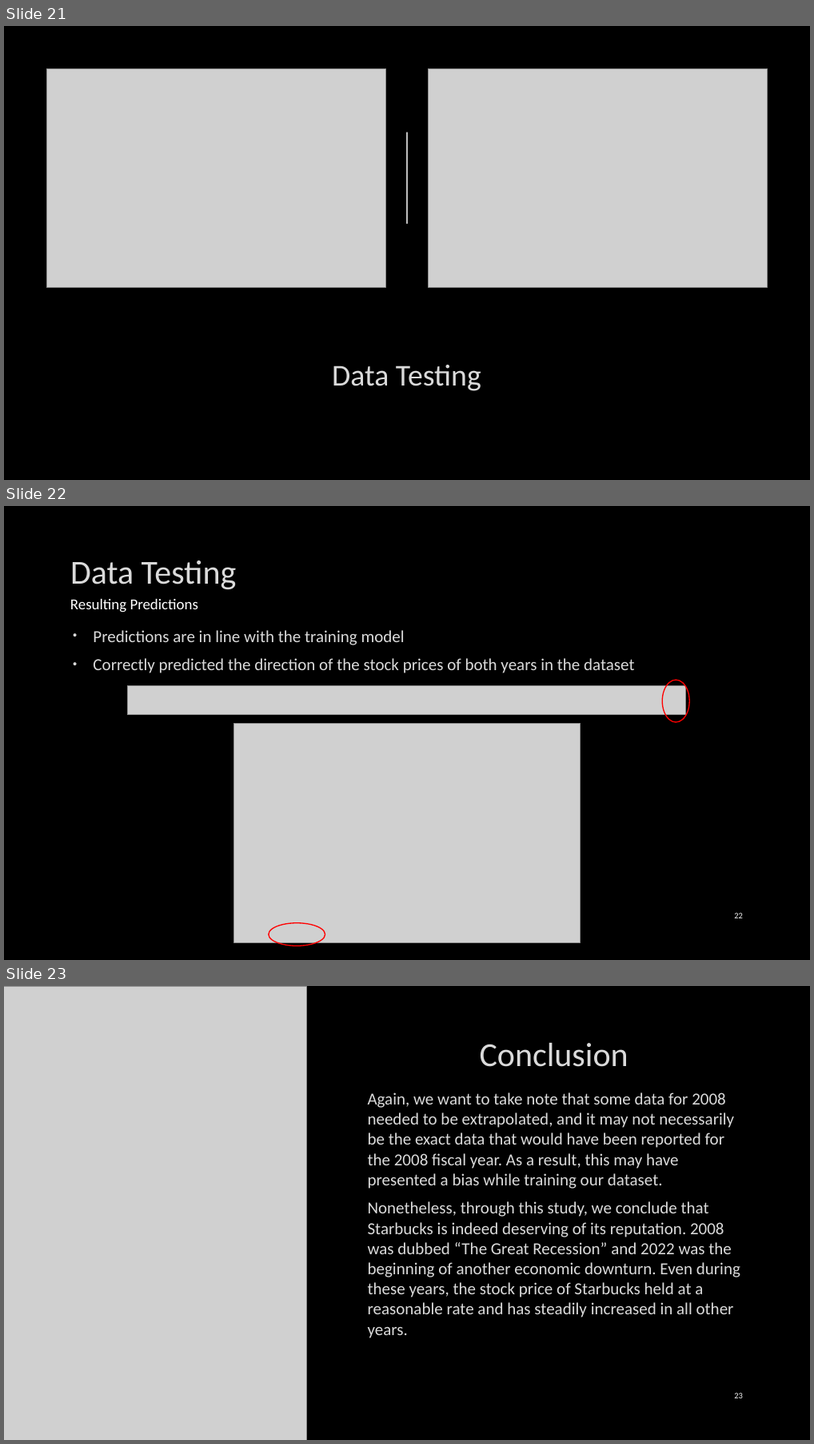
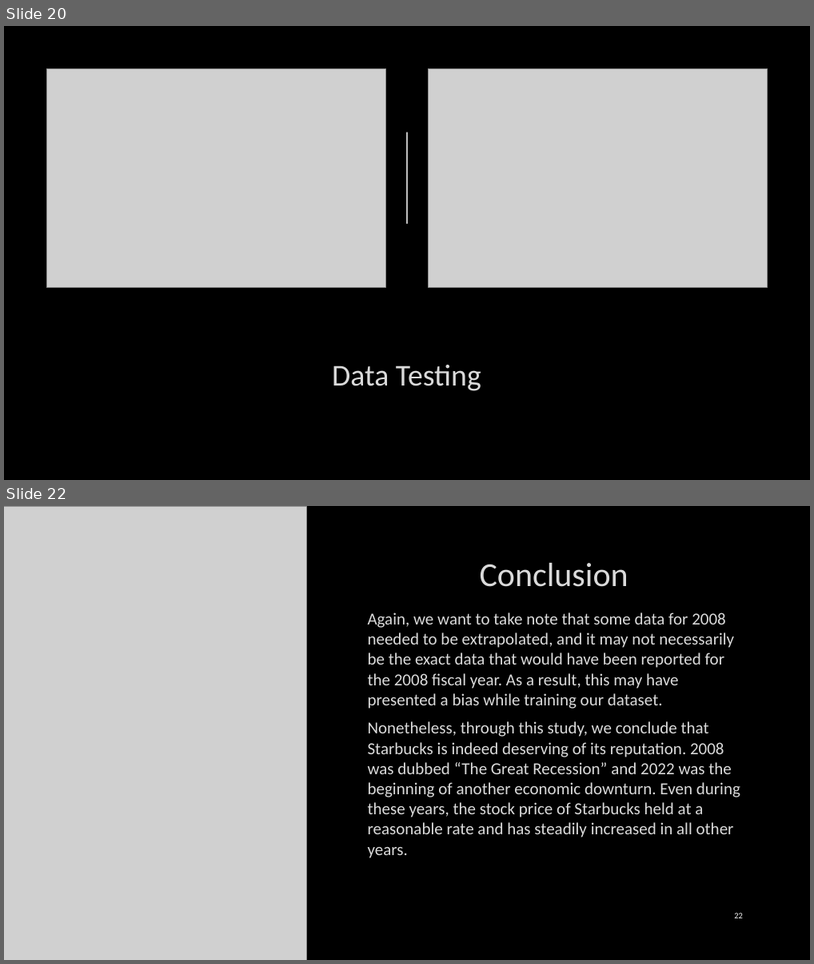
Before and after one commit to SagarPateI/Starbucks-Profit-Margins, a slide deck: ProjectPresentation.pptx. Shown one above the other, each under a label of ours: slides 21, 22 and 23 before the commit, slides 20 and 22 after it; the slides between them are not shown. The pictures are 814x1444 and 814x964 pixels, drawn with LibreOffice and Linux fonts; fonts in the diff are those of the drawing; grey boxes stand for pictures; background and template pictures are left out. Boxes give left, top, right and bottom in pixels: in the first picture for what was removed or moved away, otherwise in the second. Text is boxed around its words. In the diff, an @@ line names an element or a change of style, - is before the commit and + after.

```diff
--- a/ProjectPresentation.pptx
+++ b/ProjectPresentation.pptx
@@ slide 22 removed at box(4, 506, 810, 960), background picture (left out) @@
@@ title removed at box(70, 560, 237, 590) @@
-Data Testing
@@ text removed at box(70, 599, 198, 612) @@
-Resulting Predictions
@@ text removed at box(93, 630, 634, 673) @@
-• Predictions are in line with the training model
-• Correctly predicted the direction of the stock prices of both years in the dataset
@@ picture removed at box(127, 686, 686, 715) @@
@@ ellipse removed at box(662, 680, 690, 722) @@
@@ picture removed at box(234, 723, 581, 942) @@
@@ page number removed at box(734, 912, 743, 918) @@
-22
@@ ellipse removed at box(269, 923, 326, 946) @@
@@ what was slide 21 is now slide 20 @@
@@ what was slide 23 is now slide 22 @@
@@ page number at box(734, 912, 743, 918): text changed @@
-23
+22
```
Also in this commit, not shown: 1 slide changed, 2 slides added, 2 other slides removed.
